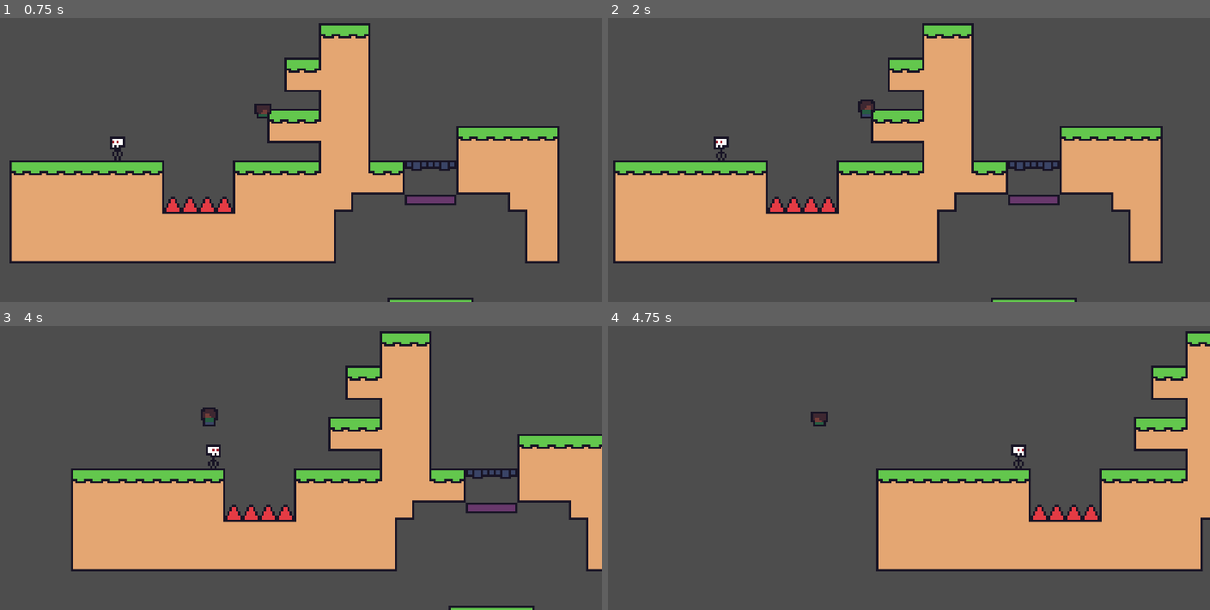
Above: before the commit, frames 1-4 (two rows, left to right).
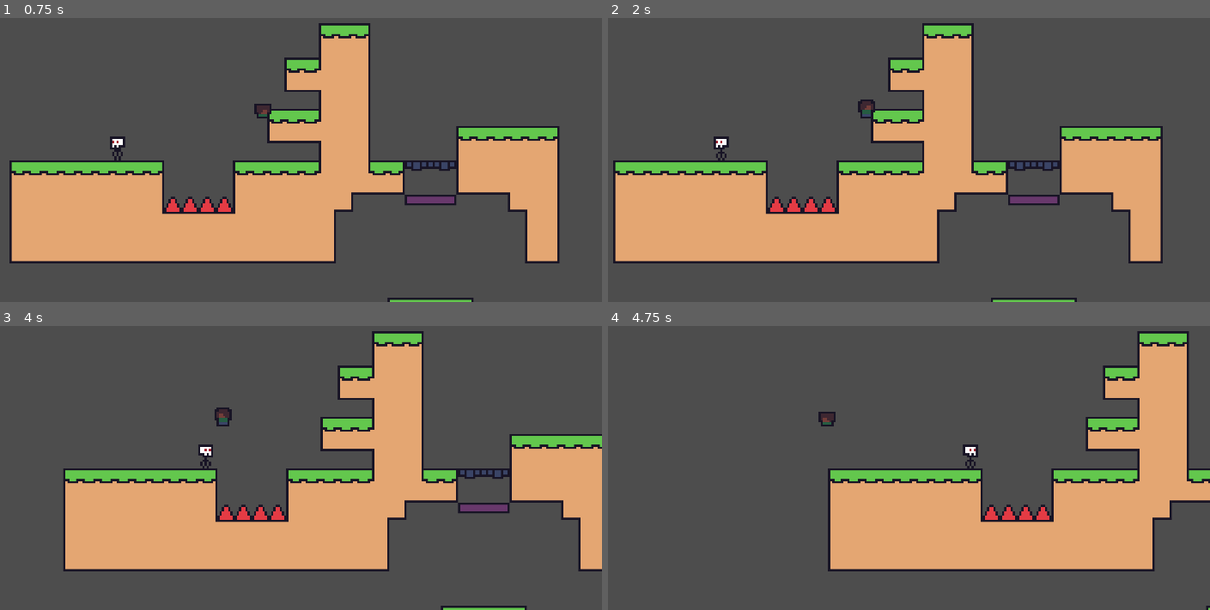
Above: after the commit, the same moments.

Repository: pedroteosousa/godot-exploration
Game: Godot game, scene res://levels/game.tscn
The game is run twice, just before and just after one commit, with the same random seed, the same clock (stepped at 60 frames per second) and the same inputs.
Inputs:
- Up to frame 1 (0.75 s): hold D (move_right) from 0.53 s (still down); tap E (dash) at 0.6 s
- Up to frame 2 (2 s): tap Space (jump) at 0.77, 1.52 s; release D (move_right) at 1.28 s; hold S (down) from 1.28 s (still down); tap Shift (block) at 1.35 s; tap E (dash) at 1.55 s
- Up to frame 3 (4 s): release S (down) at 2.03 s; hold D (move_right) 2.03-3.53 s; tap E (dash) at 2.1, 3.05, 3.8 s; tap Ctrl at 2.85 s; tap Space (jump) at 3.02, 3.77 s; hold A (move_left) from 3.53 s (still down); hold Alt from 3.53 s (still down)
- Up to frame 4 (4.75 s): keep holding A (move_left); release Alt at 4.28 s; tap E (dash) at 4.35 s; tap Space (jump) at 4.52 s

Frame 1 is identical in both runs. In frame 2, less than 0.1% of the frame differs, in the area x 46-47%, y 14-56%; in frame 3, 6.5%; in frame 4, 16%, in the area x 33-100%, y 1-100%.
Error in both runs: Invalid operands 'float' and 'Vector2' in operator '+'. (res://elements/player/player.gd:45)

Commit message:
Fix infinite dashes

Diff:
--- a/elements/player/fsm/dash.gd
+++ b/elements/player/fsm/dash.gd
@@ -1,8 +1,8 @@
 @tool
 extends FSMTransition
 
-func _on_transition(_delta, _actor, _blackboard: Blackboard):
-	pass
+func _on_transition(_delta, player, _blackboard: Blackboard):
+	player.can_dash = false
 
 func is_valid(player, _blackboard: Blackboard):
-	return player.should_dash()
+	return player.should_dash() and player.can_dash and player.has_dash
--- a/elements/player/fsm/on_ground.gd
+++ b/elements/player/fsm/on_ground.gd
@@ -3,6 +3,7 @@
 
 func _on_enter(player, _blackboard: Blackboard):
 	player.can_double_jump = true
+	player.can_dash = true
 
 func _on_update(_delta, player, _blackboard: Blackboard):
 	player.update_horizontal_movement()
--- a/project.godot
+++ b/project.godot
@@ -19,6 +19,7 @@
 
 window/size/viewport_width=1920
 window/size/viewport_height=1080
+window/size/mode=3
 window/stretch/mode="viewport"
 
 [editor_plugins]
